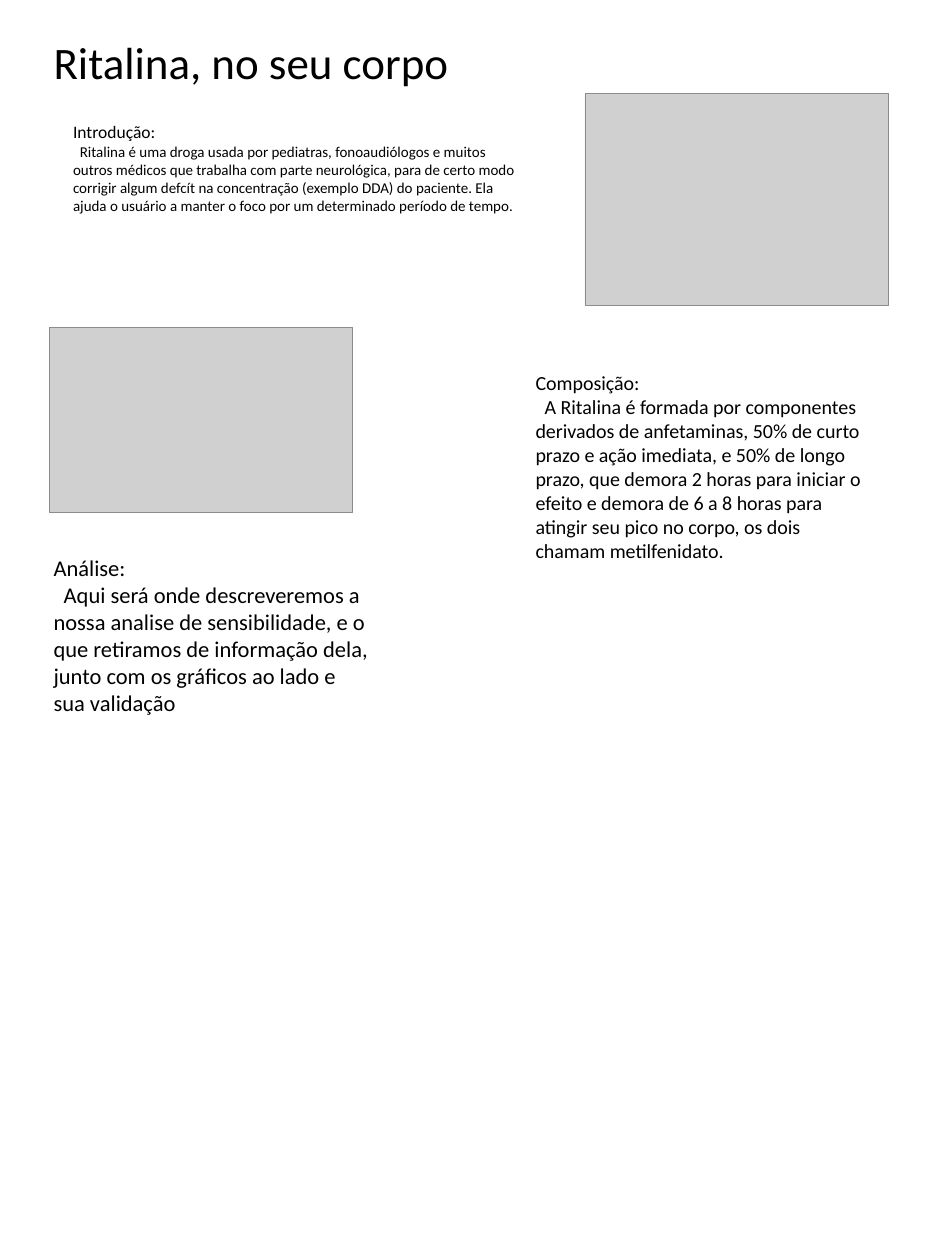
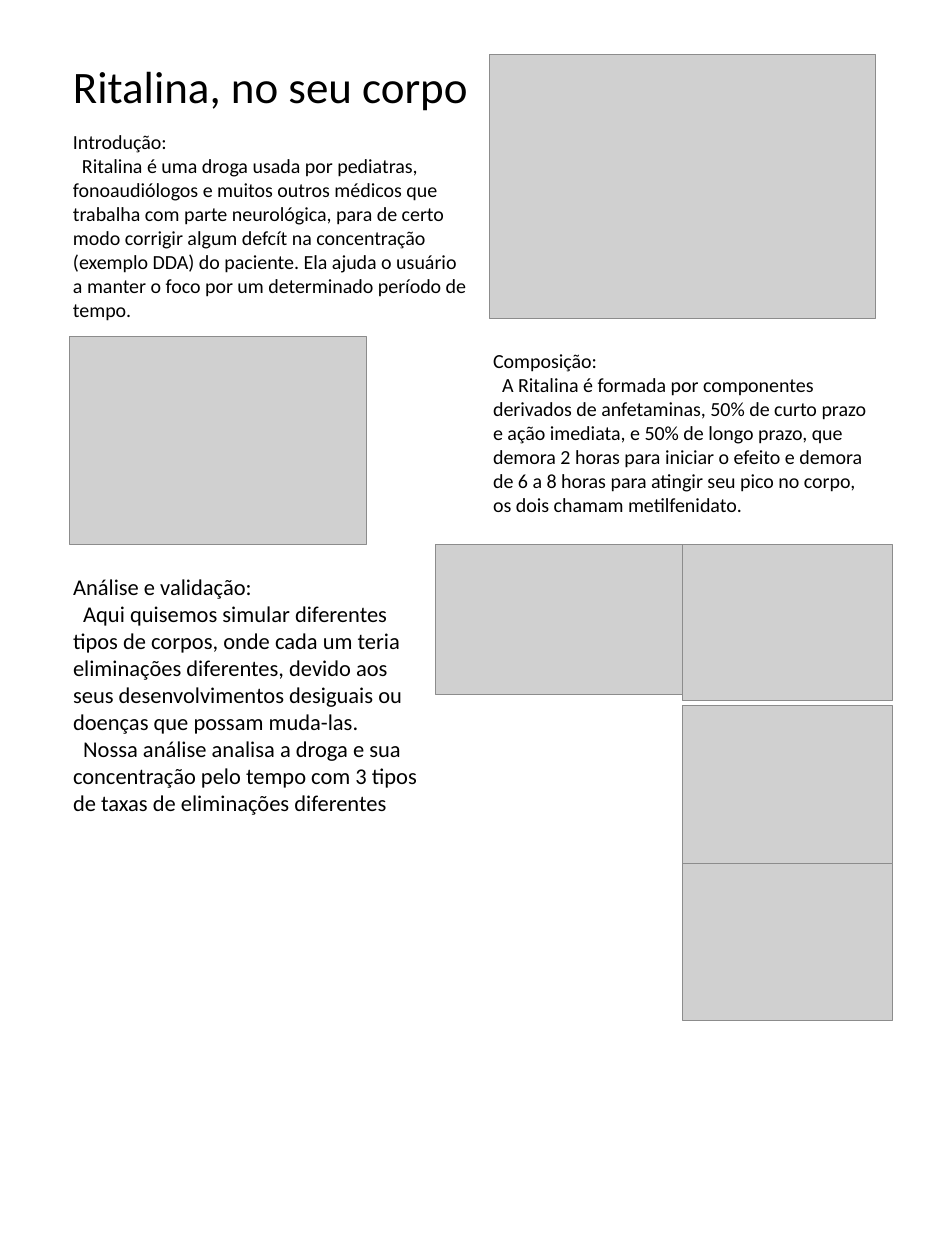
Before and after one commit to joaopmjm/insperMons-JP-Jorge, a slide deck: slide 1 of P2.pptx. Drawn at 945x1260 pixels with LibreOffice and Linux fonts; fonts in the diff are those of the drawing; grey boxes stand for pictures. Boxes give left, top, right and bottom in pixels: in the first picture for what was removed or moved away, otherwise in the second. Text is boxed around its words. In the diff, an @@ line names an element or a change of style, - is before the commit and + after.

Commit message:
PP ainda n pronto
to com muito sono

```diff
--- a/P2.pptx
+++ b/P2.pptx
@@ text "Ritalina, no seu corpo": place and size @@
-text "Ritalina, no seu corpo" at (54,47,448,87)
+text "Ritalina, no seu corpo" at (73,71,467,111)
@@ picture added at (490,55,876,320) @@
@@ text "Introdução:": place and size @@
-text "Introdução:" at (73,126,515,214)
+text "Introdução:" at (73,135,466,321)
@@ text "Introdução:" at (73,135,466,321): size 14 to 16 pt in "Introdução:"; size 12 to 16 pt @@
@@ picture: place and size @@
-picture at (585,94,888,306)
+picture at (69,337,366,545)
@@ text "Composição:" rewrapped from (536,376,861,558) to (493,354,867,512) @@
@@ picture: place and size @@
-picture at (50,328,353,513)
+picture at (436,544,682,695)
@@ picture added at (682,544,892,701) @@
@@ text at (73,579,417,815): text changed @@
-Análise:
-Aqui será onde descreveremos a nossa analise de sensibilidade, e o que retiramos de informação dela, junto com os gráficos ao lado e sua validação
+Análise e validação:
+Aqui quisemos simular diferentes tipos de corpos, onde cada um teria eliminações diferentes, devido aos seus desenvolvimentos desiguais ou doenças que possam muda-las.
+Nossa análise analisa a droga e sua concentração pelo tempo com 3 tipos de taxas de eliminações diferentes
@@ picture added at (682,706,893,863) @@
@@ picture added at (682,863,893,1021) @@
```
Also in this commit, not shown: 3 other files.
